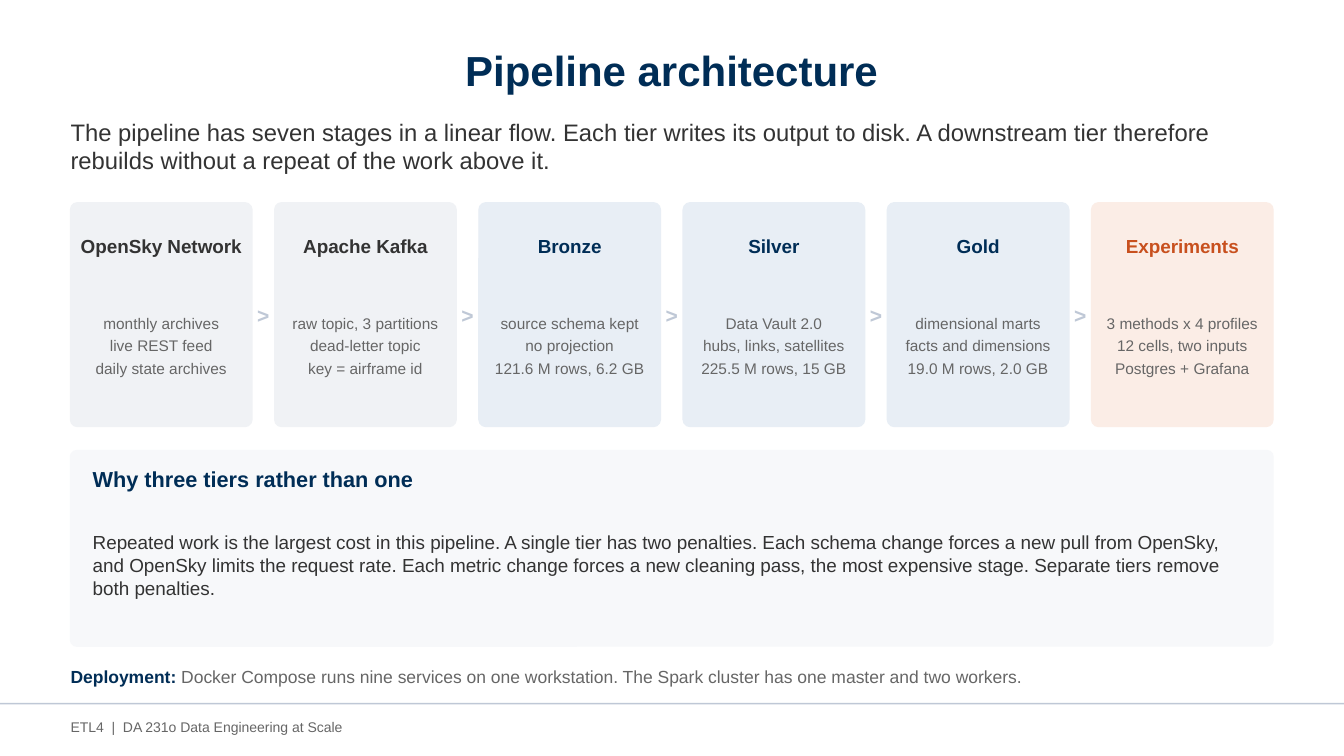
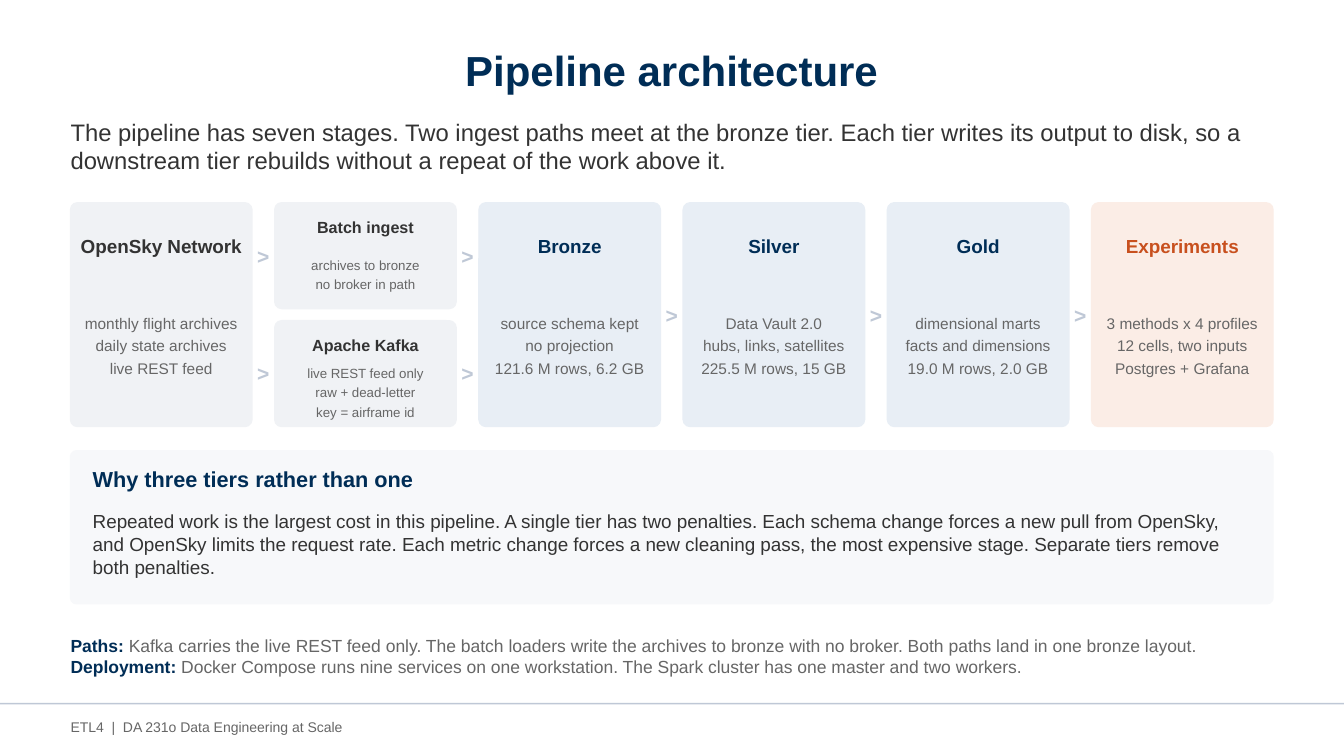
Before and after one commit to AvinashKompalli/Clean-Flight-Paths-from-Noisy-Aircraft-Data-at-Scale, a slide deck: slide 5 of etl4/docs/ETL4_Project_Presentation.pptx. Drawn at 1344x756 pixels with LibreOffice and Linux fonts; fonts in the diff are those of the drawing. Boxes give left, top, right and bottom in pixels: in the first picture for what was removed or moved away, otherwise in the second. Text is boxed around its words. In the diff, an @@ line names an element or a change of style, - is before the commit and + after.

```diff
--- a/etl4/docs/ETL4_Project_Presentation.pptx
+++ b/etl4/docs/ETL4_Project_Presentation.pptx
@@ text at (71, 123, 1240, 174): text changed @@
-The pipeline has seven stages in a linear flow. Each tier writes its output to disk. A downstream tier therefore rebuilds without a repeat of the work above it.
+The pipeline has seven stages. Two ingest paths meet at the bronze tier. Each tier writes its output to disk, so a downstream tier rebuilds without a repeat of the work above it.
@@ rounded rectangle at (275, 203, 457, 309): proportions changed @@
@@ rounded rectangle: place and size @@
-rounded rectangle at (275, 203, 457, 426)
+rounded rectangle at (275, 203, 457, 309)
@@ text ">": place and size @@
-text ">" at (252, 292, 275, 337)
+text ">" at (252, 234, 275, 278)
@@ text added at (317, 221, 413, 237), 11.5 pt, text #333333, bold @@
+Batch ingest
@@ text ">": place and size @@
-text ">" at (457, 292, 480, 337)
+text ">" at (457, 234, 480, 278)
@@ text added at (311, 260, 420, 292), 9.5 pt, text #666666 @@
+archives to bronze
+no broker in path
@@ text at (85, 318, 237, 354): text changed @@
-monthly archives
+monthly flight archives
+daily state archives
@@ rounded rectangle added at (275, 321, 457, 426), fill #F0F2F5, outline #F0F2F5 1 pt @@
@@ text added at (252, 352, 275, 396), 15 pt, text #BFC8D6, bold @@
+>
@@ text "Apache Kafka": place and size @@
-text "Apache Kafka" at (303, 239, 427, 257)
+text "Apache Kafka" at (312, 339, 419, 355)
@@ text "Apache Kafka" at (312, 339, 419, 355): size 13.5 to 11.5 pt @@
@@ text added at (457, 352, 480, 396), 15 pt, text #BFC8D6, bold @@
+>
@@ text at (96, 363, 226, 377): paragraph removed @@
-daily state archives
@@ text "live REST feed only": place and size @@
-text "live REST feed only" at (292, 318, 439, 377)
+text "live REST feed only" at (307, 368, 423, 420)
@@ text at (307, 368, 423, 397): text changed; size 11 to 9.5 pt @@
-raw topic, 3 partitions
-dead-letter topic
+live REST feed only
+raw + dead-letter
@@ text at (316, 407, 414, 420): size 11 to 9.5 pt in "key = airframe id" @@
@@ rounded rectangle: place and size @@
-rounded rectangle at (71, 451, 1273, 646)
+rounded rectangle at (71, 451, 1273, 604)
@@ rounded rectangle at (71, 451, 1273, 604): proportions changed @@
@@ text "Repeated work is the largest ...": place and size @@
-text "Repeated work is the largest ..." at (93, 535, 1220, 599)
+text "Repeated work is the largest ..." at (93, 514, 1220, 578)
@@ text "Paths: Kafka carries the live ...": place and size @@
-text "Paths: Kafka carries the live ..." at (71, 670, 1022, 687)
+text "Paths: Kafka carries the live ..." at (71, 639, 1197, 677)
@@ text at (71, 639, 1197, 656): paragraph added @@
+Paths: Kafka carries the live REST feed only. The batch loaders write the archives to bronze with no broker. Both paths land in one bronze layout.
```
Also in this commit, not shown: 2 other slides changed, 2 other files.
